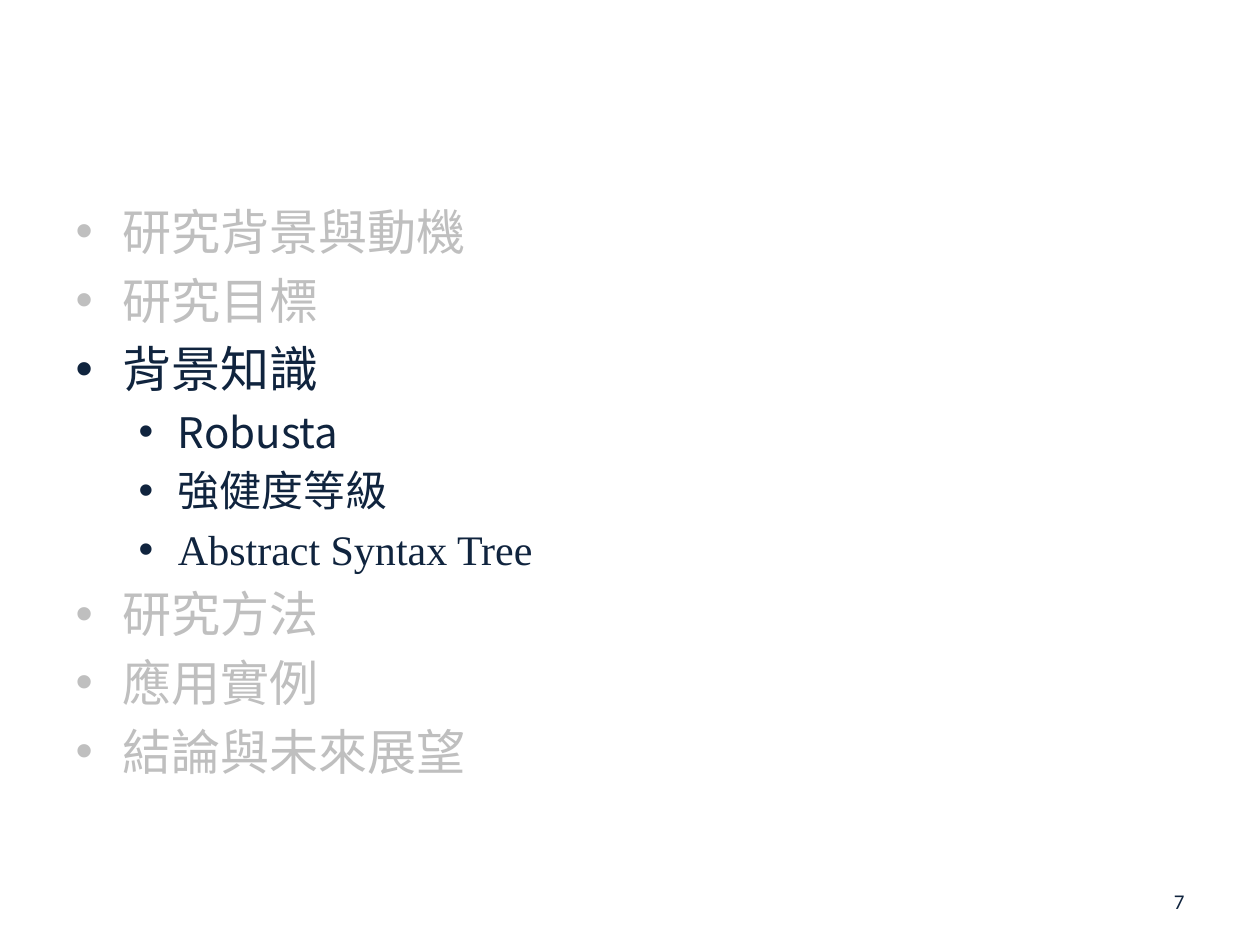
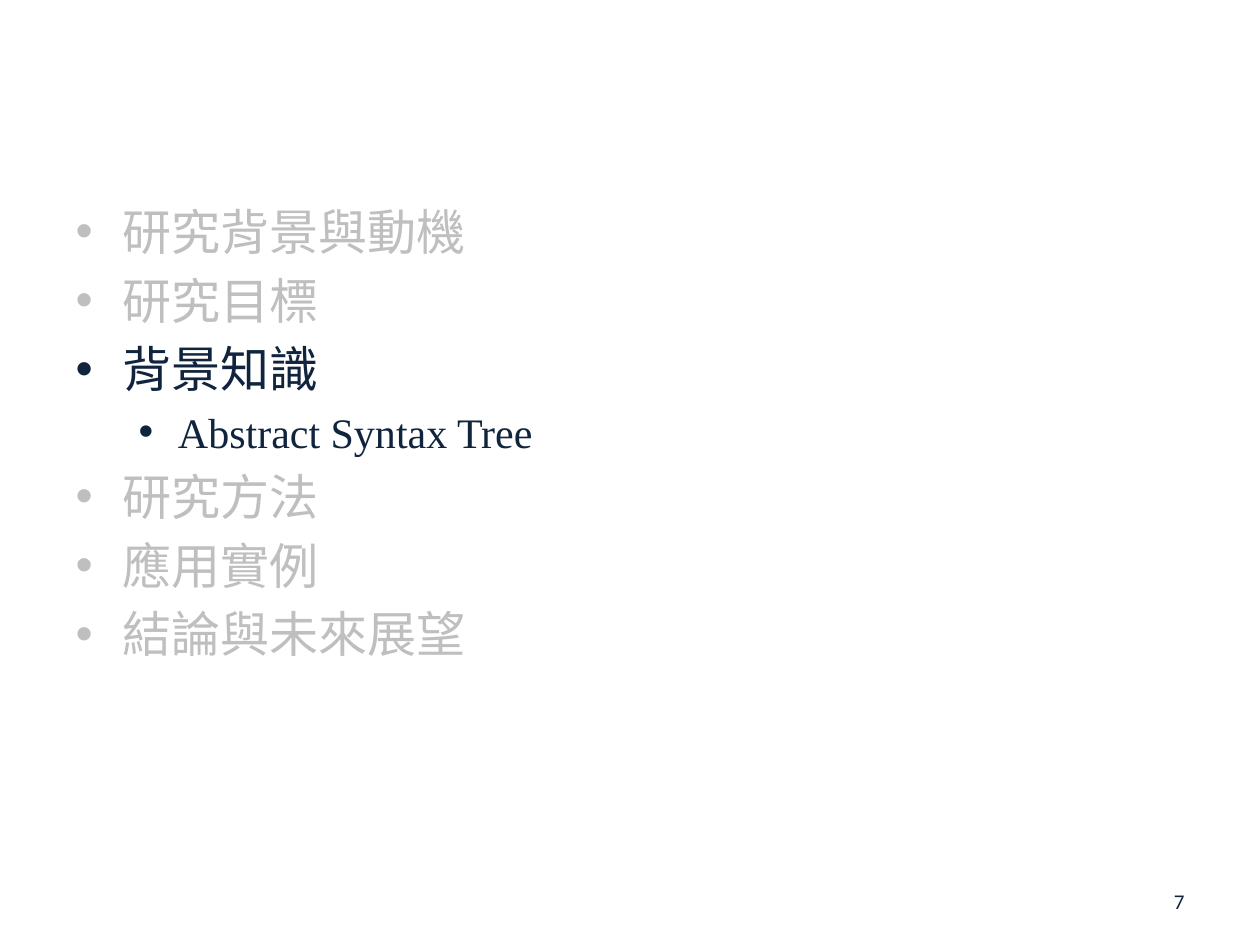
Before and after one commit to s7130457/thesis, a slide deck: slide 7 of 楊雅雯-口試投影片.pptx. Drawn at 1260x945 pixels with LibreOffice and Linux fonts; fonts in the diff are those of the drawing; background and template pictures are left out. Boxes give left, top, right and bottom in pixels: in the first picture for what was removed or moved away, otherwise in the second. Text is boxed around its words. In the diff, an @@ line names an element or a change of style, - is before the commit and + after.

```diff
--- a/楊雅雯-口試投影片.pptx
+++ b/楊雅雯-口試投影片.pptx
@@ text at (178, 414, 388, 510): paragraphs removed @@
-  • Robusta
-  • 強健度等級
```
Also in this commit, not shown: 12 other slides changed, 3 slides added.
